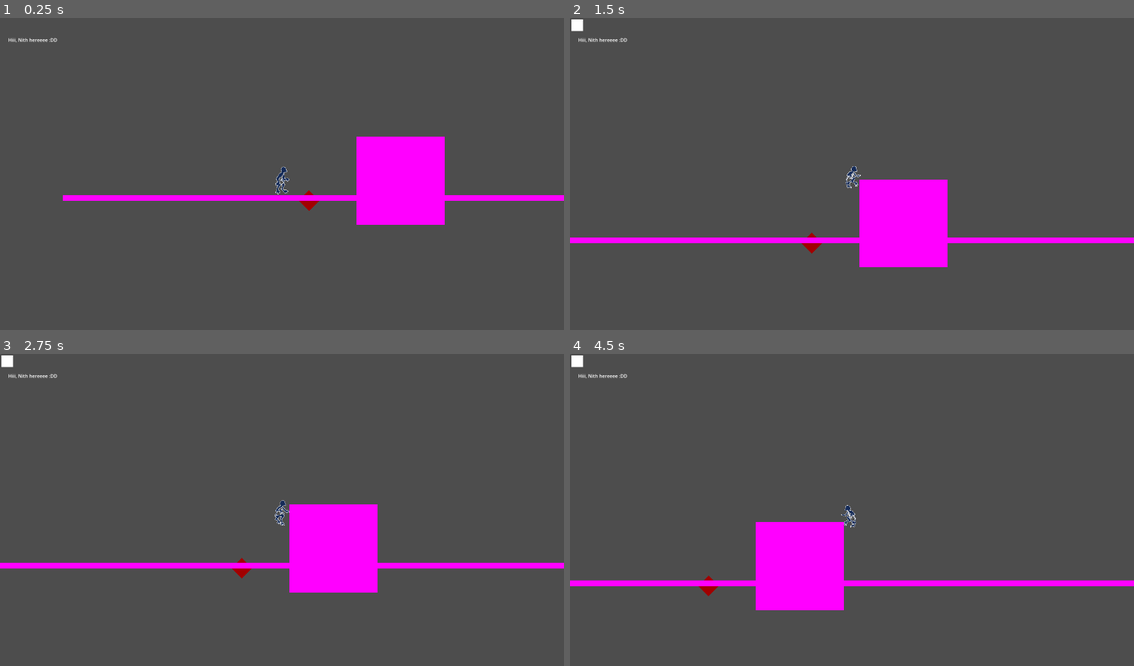
Above: before the commit, frames 1-4 (two rows, left to right).
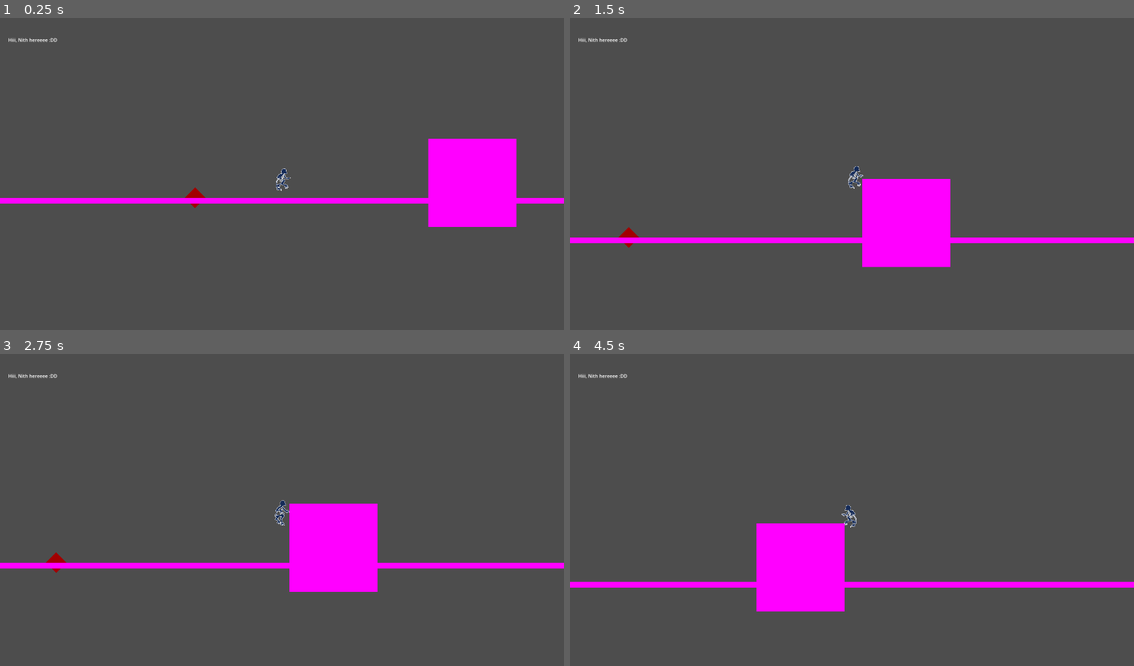
Above: after the commit, the same moments.

Repository: M4przybysz/Kamen-z-serca
Game: Godot game, scene res://src/main/main.tscn
Two runs of this game, one before a commit and one after it. Both use one fixed random seed, a clock stepped at 60 frames per second and the inputs below.
Inputs:
- Up to frame 1 (0.25 s): no input
- Up to frame 2 (1.5 s): hold D (move_right) from 0.53 s (still down); tap Shift (slide_and_air_dash) at 0.6, 1.35 s; tap Space (jump) at 0.77 s
- Up to frame 3 (2.75 s): tap Space (jump) at 1.52 s; release D (move_right) at 2.03 s; hold A (move_left) from 2.03 s (still down); tap Shift (slide_and_air_dash) at 2.1 s
- Up to frame 4 (4.5 s): tap Enter at 2.75 s; release A (move_left) at 2.78 s; hold D (move_right) 2.78-4.28 s; tap Shift (slide_and_air_dash) at 2.85, 3.6, 4.35 s; tap Space (jump) at 3.02, 3.77 s; hold A (move_left) from 4.28 s (still down)

The runs differ from the first frame. In frame 1, 8.3% of the frame differs, in the area x 0-100%, y 38-67%; in frame 2, 0.7%; in frame 3, 0.3%; in frame 4, 1.4%.

Commit message:
Updated receiving damage to complex movement

Diff:
--- a/la_creatura_game/src/gameplay/gameplay.tscn
+++ b/la_creatura_game/src/gameplay/gameplay.tscn
@@ -12,7 +12,7 @@
 size = Vector2(300, 300)
 
 [sub_resource type="RectangleShape2D" id="RectangleShape2D_yjl25"]
-size = Vector2(1000, 20)
+size = Vector2(2000, 20)
 
 [sub_resource type="RectangleShape2D" id="RectangleShape2D_xhye4"]
 size = Vector2(5000, 20)
@@ -29,12 +29,11 @@
 position_smoothing_enabled = true
 position_smoothing_speed = 10.0
 
-
 [node name="SpikeTest" parent="." instance=ExtResource("3_i21sc")]
-position = Vector2(1094, 659)
+position = Vector2(706, 650)
 
 [node name="Block" type="StaticBody2D" parent="."]
-position = Vector2(1256, 442)
+position = Vector2(1500, 450)
 physics_material_override = SubResource("PhysicsMaterial_cq1mi")
 
 [node name="ColorRect" type="ColorRect" parent="Block"]
@@ -48,22 +47,22 @@
 shape = SubResource("RectangleShape2D_uuew2")
 
 [node name="Floor" type="StaticBody2D" parent="."]
-position = Vector2(756, 640)
+position = Vector2(0, 650)
 physics_material_override = SubResource("PhysicsMaterial_cq1mi")
 
 [node name="ColorRect" type="ColorRect" parent="Floor"]
 offset_left = -500.0
-offset_right = 500.0
+offset_right = 1500.0
 offset_bottom = 20.0
 color = Color(1, 0, 1, 1)
 metadata/_edit_use_anchors_ = true
 
 [node name="CollisionShape2D" type="CollisionShape2D" parent="Floor"]
-position = Vector2(0, 10)
+position = Vector2(500, 10)
 shape = SubResource("RectangleShape2D_yjl25")
 
 [node name="Floor1" type="StaticBody2D" parent="."]
-position = Vector2(1556, 640)
+position = Vector2(1800, 650)
 physics_material_override = SubResource("PhysicsMaterial_cq1mi")
 
 [node name="ColorRect" type="ColorRect" parent="Floor1"]
--- a/la_creatura_game/src/player/player.gd
+++ b/la_creatura_game/src/player/player.gd
@@ -1,13 +1,24 @@
 extends CharacterBody2D
 
-@onready var gameplay: Node2D = $".."
+@onready var gameplay: Node2D = $".." # Assign gameplay(parent node) to variables
+@onready var animated_sprite: AnimatedSprite2D = $AnimatedSprite2D # Assign animated sprite to variables
 
-@onready var animated_sprite: AnimatedSprite2D = $AnimatedSprite2D
+# Assign physical collision to variables
 @onready var normal_collision: CollisionShape2D = $NormalCollision
 @onready var slide_collision: CollisionShape2D = $SlideCollision
-@onready var slide_timer: Timer = $SlideTimer
+
+# Assign hitboxes to variables
+@onready var normal_hitbox_collision: CollisionShape2D = $NormalHitbox/CollisionShape2D
+@onready var slide_hitbox_collision: CollisionShape2D = $SlideHitbox/CollisionShape2D
+
+# Assign grab to variables
 @onready var grab_hand: RayCast2D = $GrabHand
 @onready var grab_check: RayCast2D = $GrabCheck
+
+# Assign timers to variables
+@onready var slide_timer: Timer = $SlideTimer
+@onready var damage_timer: Timer = $DamageTimer
+
 
 @export var movement_speed = 350.0
 @export var jump_velocity = -550.0
@@ -16,6 +27,7 @@
 var isGrabbing: bool = false
 var isDashing: bool = false
 var canDash: bool = true
+var canBeDamaged: bool = true
 
 func _physics_process(delta: float) -> void:
 	check_edge_grab()
@@ -71,7 +83,9 @@
 		canDash = false
 		if is_on_floor():
 			normal_collision.disabled = true
+			normal_hitbox_collision.disabled = true
 			slide_collision.disabled = false
+			slide_hitbox_collision.disabled = false
 			animated_sprite.rotation_degrees = 90 * last_direction
 		slide_timer.start()
 
@@ -90,14 +104,29 @@
 	if !canDash && is_on_floor() && !isDashing:
 		canDash = true
 
+func _on_normal_hitbox_body_entered(body: Node2D) -> void:
+	if body.is_in_group("enemy") && canBeDamaged:
+		gameplay.decrease_hp(1)
+		canBeDamaged = false
+		damage_timer.start()
+
+func _on_slide_hitbox_body_entered(body: Node2D) -> void:
+	if body.is_in_group("enemy") && canBeDamaged:
+		gameplay.decrease_hp(1)
+		canBeDamaged = false
+		damage_timer.start()
+
 func _on_slide_timer_timeout() -> void:
 	isDashing = false
 	normal_collision.disabled = false
+	normal_hitbox_collision.disabled = false
 	slide_collision.disabled = true
+	slide_hitbox_collision.disabled = true
 	animated_sprite.rotation_degrees = 0
 	slide_timer.stop()
 	slide_timer.set_wait_time(0.3)
 
-func _on_area_2d_body_entered(body: Node2D) -> void:
-	if body.is_in_group("enemy"):
-		gameplay.decrease_hp(1)
+func _on_damage_timer_timeout() -> void:
+	canBeDamaged = true
+	damage_timer.stop()
+	damage_timer.set_wait_time(0.5)
--- a/la_creatura_game/src/player/player.tscn
+++ b/la_creatura_game/src/player/player.tscn
@@ -93,17 +93,20 @@
 "speed": 5.0
 }]
 
-[sub_resource type="RectangleShape2D" id="RectangleShape2D_85ty6"]
+[sub_resource type="RectangleShape2D" id="RectangleShape2D_7yxln"]
 size = Vector2(50, 100)
 
-[sub_resource type="RectangleShape2D" id="RectangleShape2D_7yxln"]
-size = Vector2(50, 100)
+[sub_resource type="RectangleShape2D" id="RectangleShape2D_ygni6"]
+size = Vector2(100, 50)
 
 [node name="Player" type="CharacterBody2D" groups=["player"]]
 script = ExtResource("1_golh8")
 
 [node name="SlideTimer" type="Timer" parent="."]
-wait_time = 0.3
+wait_time = 0.5
+
+[node name="DamageTimer" type="Timer" parent="."]
+wait_time = 0.5
 
 [node name="NormalCollision" type="CollisionShape2D" parent="."]
 position = Vector2(25, 50)
@@ -132,12 +135,21 @@
 position = Vector2(25, 50)
 shape = SubResource("RectangleShape2D_85ty6")
 
-[node name="Area2D" type="Area2D" parent="."]
+[node name="NormalHitbox" type="Area2D" parent="."]
 collision_mask = 2
 
-[node name="CollisionShape2D" type="CollisionShape2D" parent="Area2D"]
+[node name="CollisionShape2D" type="CollisionShape2D" parent="NormalHitbox"]
 position = Vector2(25, 50)
 shape = SubResource("RectangleShape2D_7yxln")
 
-[connection signal="body_entered" from="Area2D" to="." method="_on_area_2d_body_entered"]
+[node name="SlideHitbox" type="Area2D" parent="."]
+collision_mask = 2
+
+[node name="CollisionShape2D" type="CollisionShape2D" parent="SlideHitbox"]
+position = Vector2(25, 75)
+shape = SubResource("RectangleShape2D_ygni6")
+
 [connection signal="timeout" from="SlideTimer" to="." method="_on_slide_timer_timeout"]
+[connection signal="timeout" from="DamageTimer" to="." method="_on_damage_timer_timeout"]
+[connection signal="body_entered" from="NormalHitbox" to="." method="_on_normal_hitbox_body_entered"]
+[connection signal="body_entered" from="SlideHitbox" to="." method="_on_slide_hitbox_body_entered"]
Not shown: 1 places in la_creatura_game/src/gameplay/gameplay.tscn that only renumber resources
Not shown: 1 places in la_creatura_game/src/player/player.tscn that only renumber resources
